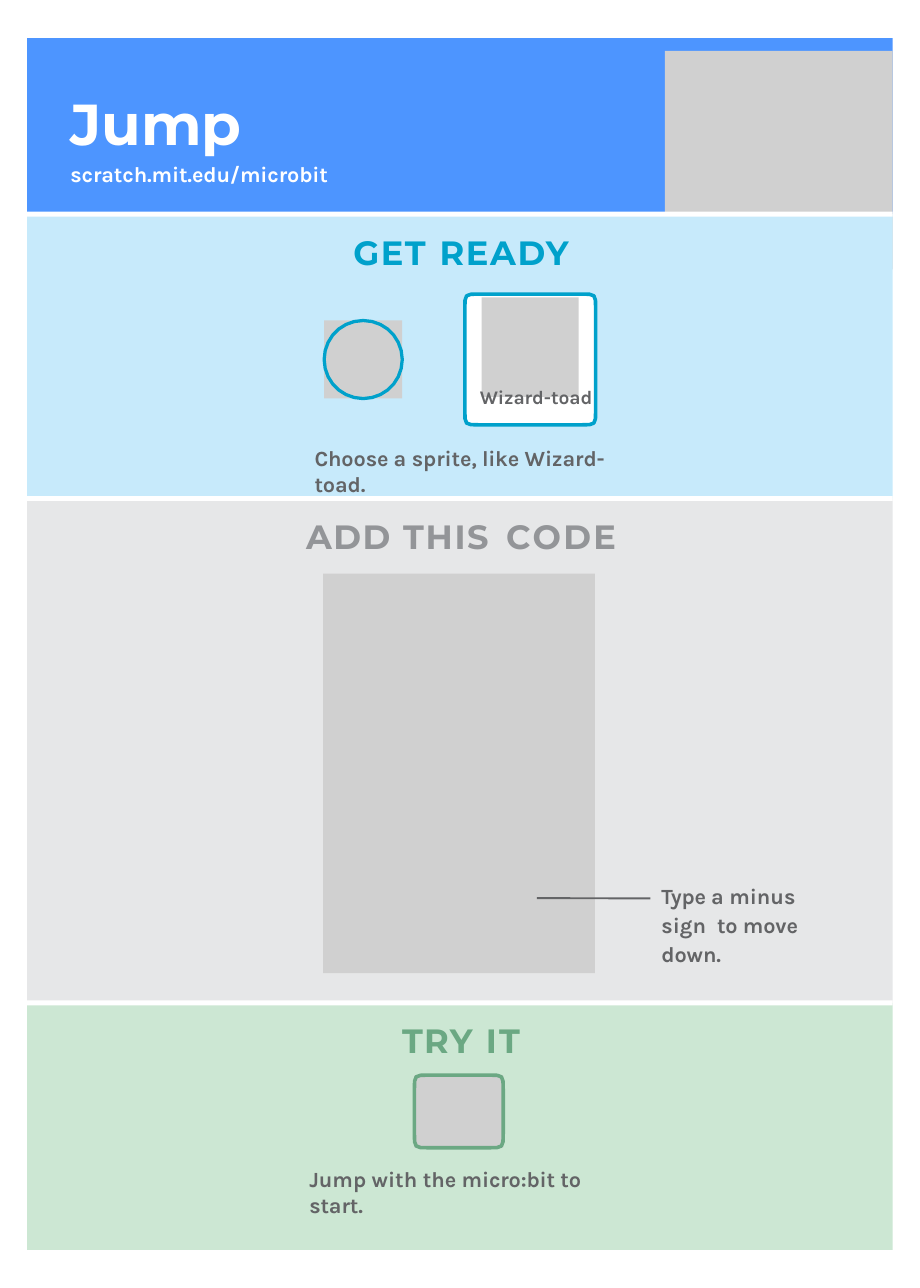
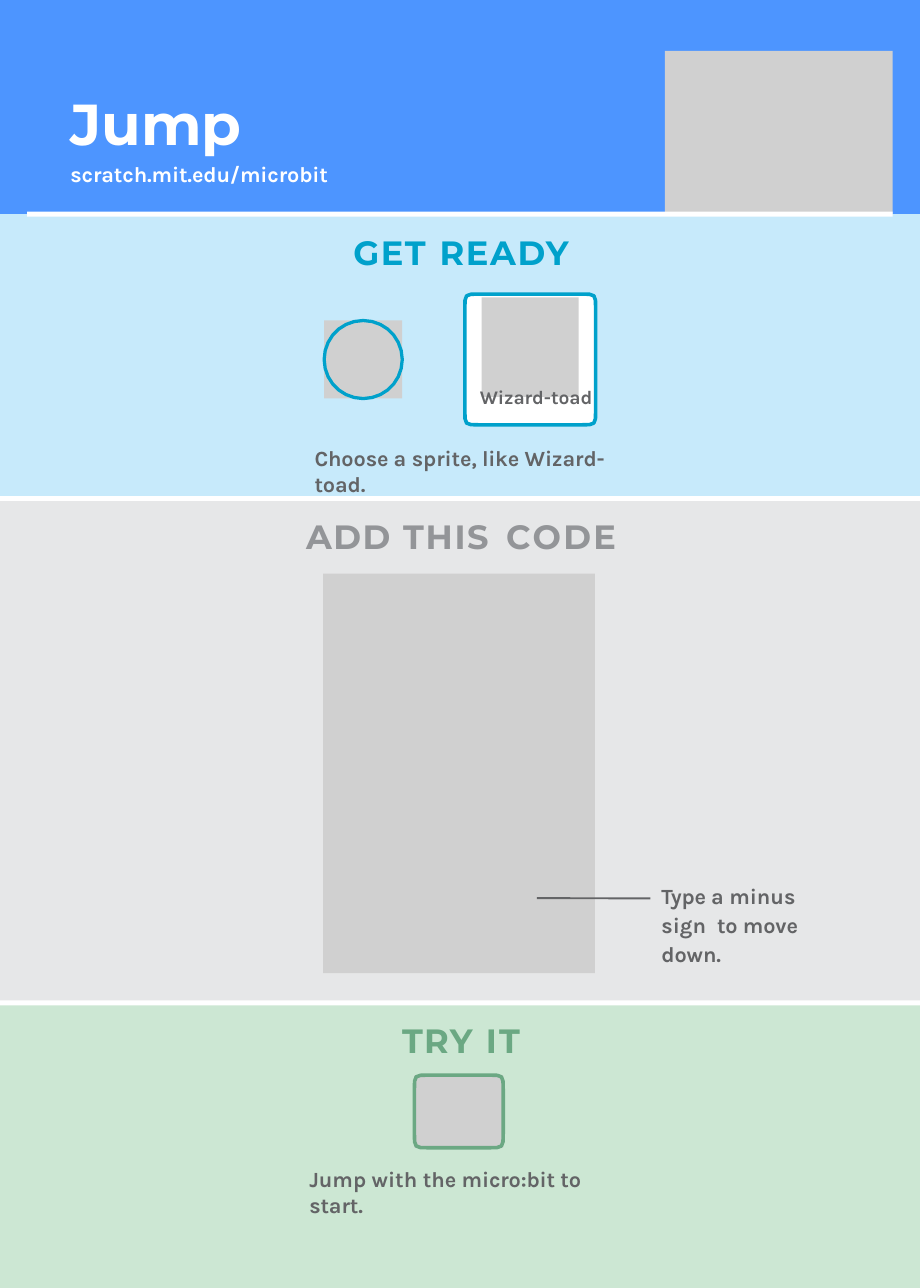
Before and after one commit to hansdejongehv/Scratch-Cards-Temp, a slide deck: slide 12 of English Scratch Cards with extra margin for printing/microbit-cards.pptx. Drawn at 920x1288 pixels with LibreOffice and Linux fonts; fonts in the diff are those of the drawing; grey boxes stand for pictures. Boxes give left, top, right and bottom in pixels: in the first picture for what was removed or moved away, otherwise in the second. Text is boxed around its words. In the diff, an @@ line names an element or a change of style, - is before the commit and + after.

```diff
--- a/English Scratch Cards with extra margin for printing/microbit-cards.pptx
+++ b/English Scratch Cards with extra margin for printing/microbit-cards.pptx
@@ freeform shape: place and size @@
-freeform shape at box(28, 38, 894, 215)
+freeform shape at box(0, 0, 920, 215)
@@ freeform shape: place and size @@
-freeform shape at box(28, 215, 894, 499)
+freeform shape at box(0, 215, 920, 499)
@@ freeform shape: place and size @@
-freeform shape at box(28, 499, 894, 1007)
+freeform shape at box(0, 499, 920, 1007)
@@ freeform shape: place and size @@
-freeform shape at box(28, 497, 894, 502)
+freeform shape at box(0, 497, 920, 502)
@@ freeform shape: place and size @@
-freeform shape at box(28, 1001, 894, 1007)
+freeform shape at box(0, 1001, 920, 1007)
@@ freeform shape: place and size @@
-freeform shape at box(28, 1003, 894, 1251)
+freeform shape at box(0, 1003, 920, 1288)
```
Also in this commit, not shown: 8 other slides changed, 26 other files.
